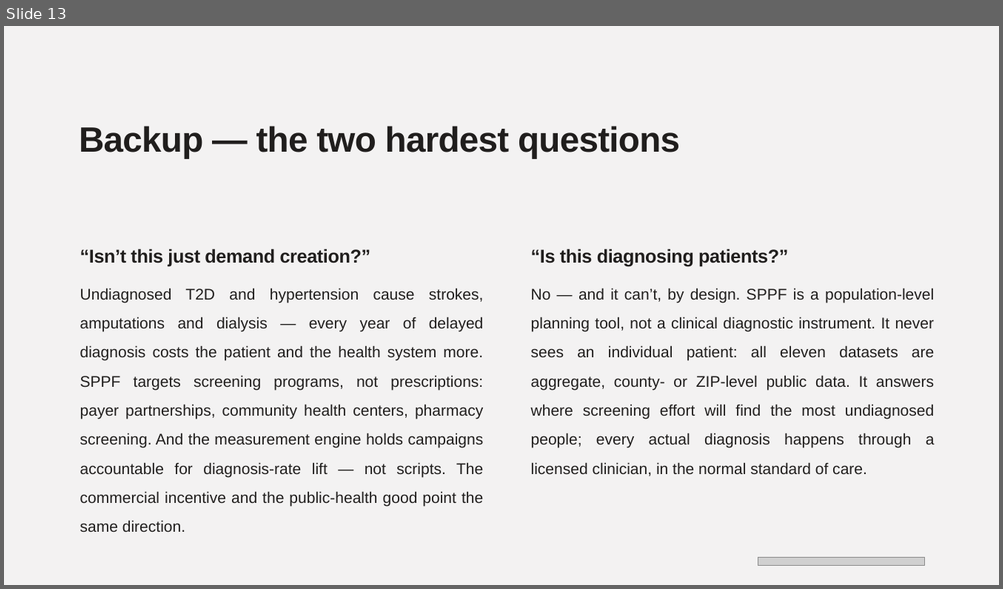
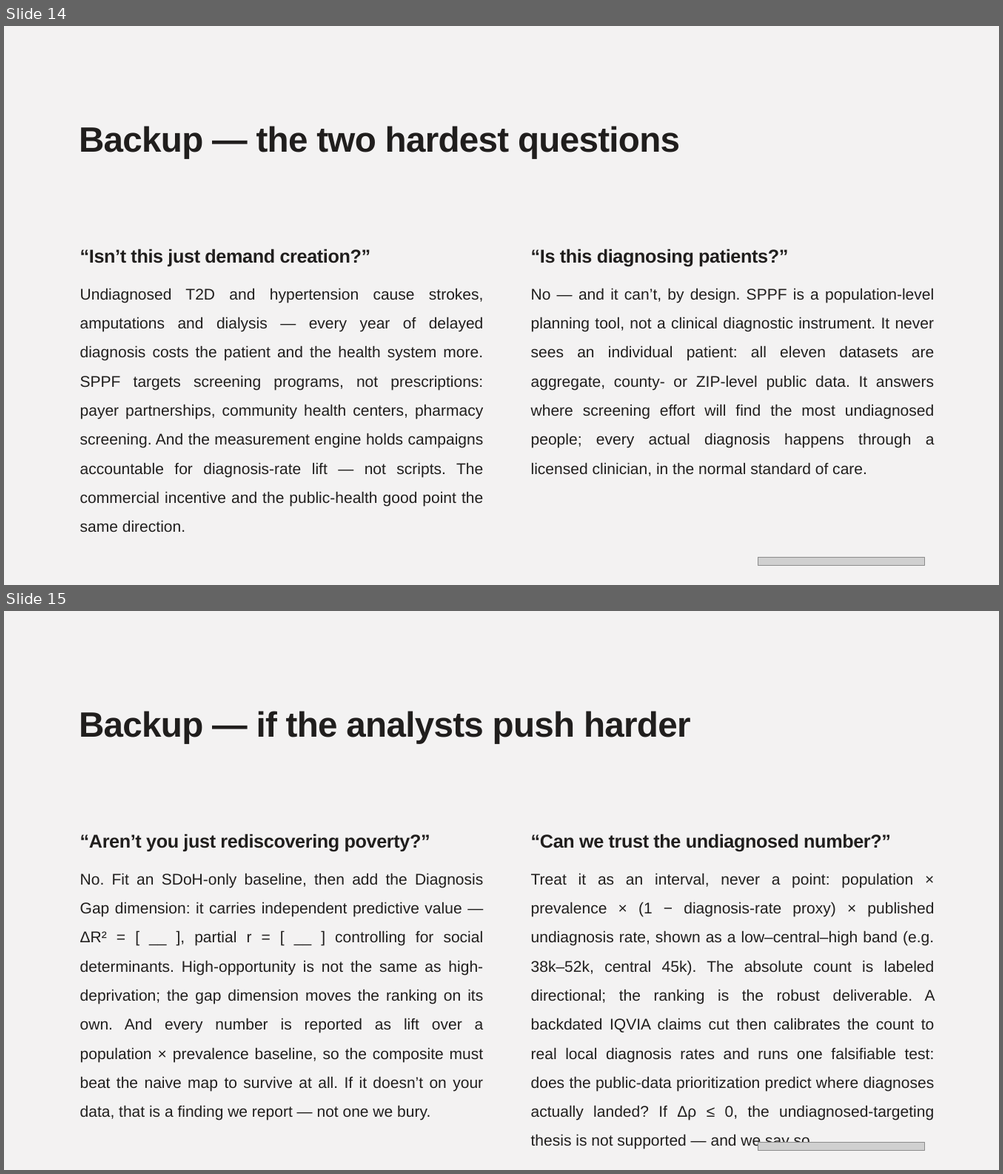
Before and after one commit to zorawar91/silent-patient-pool-finder, a slide deck: Silent_Patient_Pool_Finder.pptx. Shown one above the other, each under a label of ours: slide 13 before the commit, slides 14 and 15 after it. The pictures are 1003x589 and 1003x1174 pixels, drawn with LibreOffice and Linux fonts; fonts in the diff are those of the drawing; grey boxes stand for pictures. Boxes give left, top, right and bottom in pixels: in the first picture for what was removed or moved away, otherwise in the second. Text is boxed around its words. In the diff, an @@ line names an element or a change of style, - is before the commit and + after.

```diff
--- a/Silent_Patient_Pool_Finder.pptx
+++ b/Silent_Patient_Pool_Finder.pptx
@@ slide 15 added at [4,611,999,1170], background #F3F2F2 @@
@@ text added at [79,711,691,743], 51 pt, text #201E1D, bold @@
+Backup — if the analysts push harder
@@ text added at [80,834,430,852], 27 pt, text #201E1D, bold @@
+“Aren’t you just rediscovering poverty?”
@@ text added at [531,834,891,852], 27 pt, text #201E1D, bold @@
+“Can we trust the undiagnosed number?”
@@ text added at [80,873,484,1121], 22.5 pt, text #201E1D @@
+No. Fit an SDoH-only baseline, then add the Diagnosis Gap dimension: it carries independent predictive value — ΔR² = [ __ ], partial r = [ __ ] controlling for social determinants. High-opportunity is not the same as high-deprivation; the gap dimension moves the ranking on its own. And every number is reported as lift over a population × prevalence baseline, so the composite must beat the naive map to survive at all. If it doesn’t on your data, that is a finding we report — not one we bury.
@@ text added at [531,873,935,1150], 22.5 pt, text #201E1D @@
+Treat it as an interval, never a point: population × prevalence × (1 − diagnosis-rate proxy) × published undiagnosis rate, shown as a low–central–high band (e.g. 38k–52k, central 45k). The absolute count is labeled directional; the ranking is the robust deliverable. A backdated IQVIA claims cut then calibrates the count to real local diagnosis rates and runs one falsifiable test: does the public-data prioritization predict where diagnoses actually landed? If Δρ ≤ 0, the undiagnosed-targeting thesis is not supported — and we say so.
@@ picture added at [758,1142,924,1151] @@
@@ what was slide 13 is now slide 14 @@
```
Also in this commit, not shown: 1 other slide added, 45 other files.
